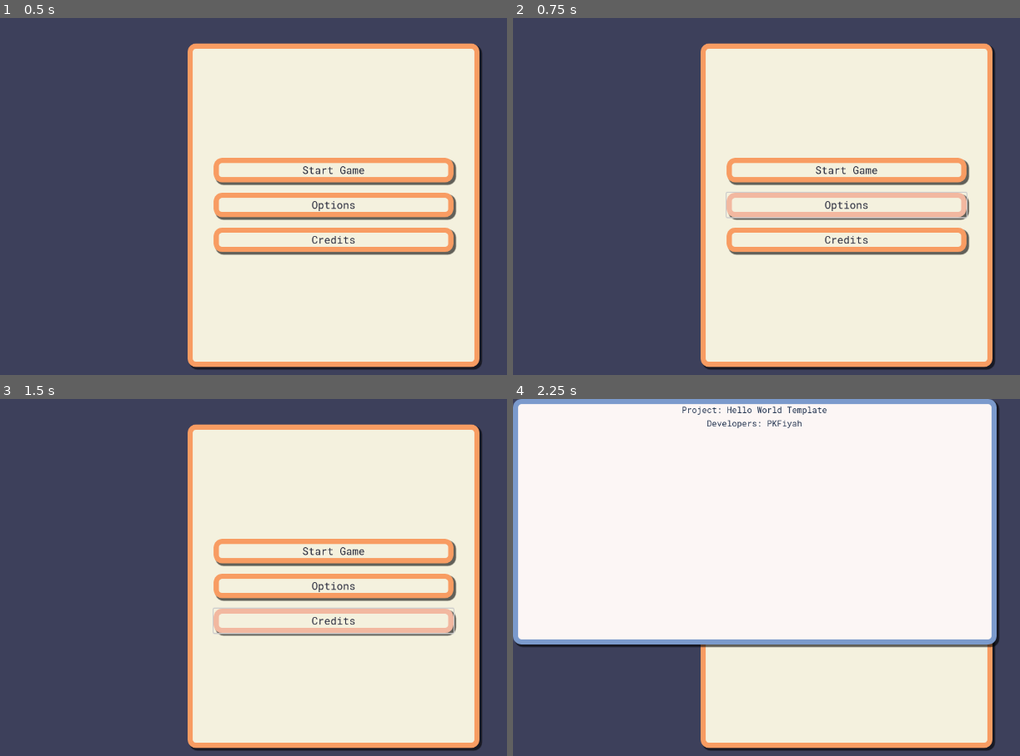
Above: before the commit, frames 1-4 (two rows, left to right).
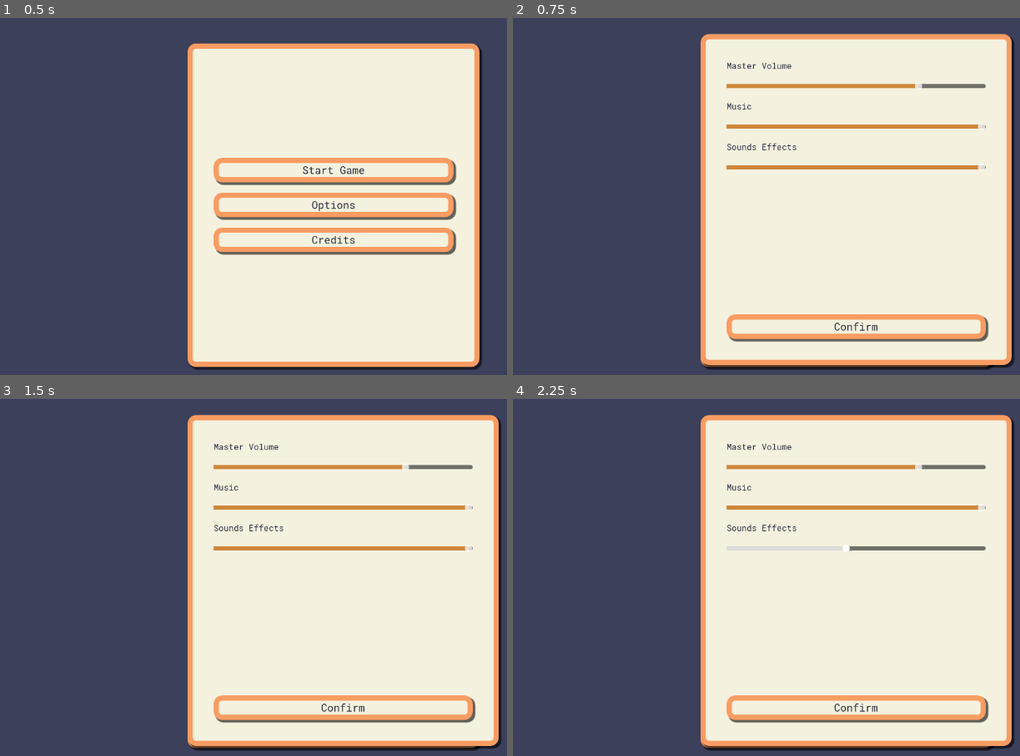
Above: after the commit, the same moments.

Repository: PlanetAriumGameStudio/movie-bluff-gameapp
Game: Godot game, scene res://scenes/main_menu.tscn
Same seed, same stepped clock (60 frames per second), same inputs: the game is played once before the commit and once after it.
Inputs:
- Up to frame 1 (0.5 s): no input
- Up to frame 2 (0.75 s): click "Options" at 0.5 s
- Up to frame 3 (1.5 s): click "Credits" at 1.25 s
- Up to frame 4 (2.25 s): click "Start Game" at 2 s

Frame 1 is identical in both runs. In frame 2, 18% of the frame differs, in the area x 37-99%, y 4-98%; in frame 3, 18%; in frame 4, 41%, in the area x 0-99%, y 0-98%.
Error before the commit: Attempt to call function 'instantiate' in base 'null instance' on a null instance. (res://scripts/main_panel.gd:12)

Commit message:
Hook up Options panel with sound buses.

Diff:
--- /dev/null
+++ b/scenes/options_panel.tscn
@@ -0,0 +1,60 @@
+[gd_scene load_steps=3 format=3 uid="uid://dsq86ej50ss3r"]
+
+[ext_resource type="Theme" uid="uid://bxakjwkc4gbrj" path="res://themes/main_menu_theme.tres" id="1_rsd77"]
+[ext_resource type="Script" path="res://scripts/options_panel.gd" id="2_euqmw"]
+
+[node name="OptionsPanel" type="PanelContainer"]
+anchors_preset = 15
+anchor_right = 1.0
+anchor_bottom = 1.0
+offset_left = 360.0
+offset_top = 31.0
+offset_right = -323.0
+offset_bottom = -53.0
+grow_horizontal = 2
+grow_vertical = 2
+theme = ExtResource("1_rsd77")
+script = ExtResource("2_euqmw")
+
+[node name="MarginContainer" type="MarginContainer" parent="."]
+layout_mode = 2
+theme_override_constants/margin_left = 40
+theme_override_constants/margin_top = 40
+theme_override_constants/margin_right = 40
+theme_override_constants/margin_bottom = 40
+
+[node name="ConfirmButton" type="Button" parent="MarginContainer"]
+layout_mode = 2
+size_flags_vertical = 8
+text = "Confirm"
+
+[node name="VBoxContainer" type="VBoxContainer" parent="MarginContainer"]
+layout_mode = 2
+size_flags_vertical = 0
+theme_override_constants/separation = 20
+
+[node name="MasterVolumeLabel" type="Label" parent="MarginContainer/VBoxContainer"]
+layout_mode = 2
+text = "Master Volume"
+
+[node name="MasterVolumeSlider" type="HSlider" parent="MarginContainer/VBoxContainer"]
+layout_mode = 2
+
+[node name="MusicVolumeLabel" type="Label" parent="MarginContainer/VBoxContainer"]
+layout_mode = 2
+text = "Music"
+
+[node name="MusicVolumeSlider" type="HSlider" parent="MarginContainer/VBoxContainer"]
+layout_mode = 2
+
+[node name="SfxVolumeLabel" type="Label" parent="MarginContainer/VBoxContainer"]
+layout_mode = 2
+text = "Sounds Effects"
+
+[node name="SfxVolumeSlider" type="HSlider" parent="MarginContainer/VBoxContainer"]
+layout_mode = 2
+
+[connection signal="pressed" from="MarginContainer/ConfirmButton" to="." method="_on_confirm_button_pressed"]
+[connection signal="value_changed" from="MarginContainer/VBoxContainer/MasterVolumeSlider" to="." method="_on_master_volume_slider_value_changed"]
+[connection signal="value_changed" from="MarginContainer/VBoxContainer/MusicVolumeSlider" to="." method="_on_music_volume_slider_value_changed"]
+[connection signal="value_changed" from="MarginContainer/VBoxContainer/SfxVolumeSlider" to="." method="_on_sfx_volume_slider_value_changed"]
--- a/scenes/pause_menu.tscn
+++ b/scenes/pause_menu.tscn
@@ -39,9 +39,15 @@
 layout_mode = 2
 text = "Main Menu"
 
+[node name="OptionsButton" type="Button" parent="MarginContainer/VBoxContainer"]
+layout_mode = 2
+text = "Options
+"
+
 [node name="ContinueButton" type="Button" parent="MarginContainer/VBoxContainer"]
 layout_mode = 2
 text = "Continue"
 
 [connection signal="pressed" from="MarginContainer/VBoxContainer/MainMenuButton" to="." method="_navigate_to_main_menu"]
+[connection signal="pressed" from="MarginContainer/VBoxContainer/OptionsButton" to="." method="_on_options_button_pressed"]
 [connection signal="pressed" from="MarginContainer/VBoxContainer/ContinueButton" to="." method="_toggle_visibility"]
--- a/scripts/asteroids_game.gd
+++ b/scripts/asteroids_game.gd
@@ -54,6 +54,7 @@
 		asteroids_music_player = AudioStreamPlayer.new()
 		asteroids_music_player.stream = ASTEROIDS_MUSIC
 		asteroids_music_player.autoplay = true
+		asteroids_music_player.bus = "Music"
 		add_child(asteroids_music_player)
 	else:
 		asteroids_music_player.seek(0)
--- a/scripts/audio_manager.gd
+++ b/scripts/audio_manager.gd
@@ -2,18 +2,26 @@
 
 # AudioServer takes bus volume values as float representing Db. It is recommended to keep Audible Db values between -60Db and 0Db.
 # To make bus inaudible, values of -80Db to -60Db should be sufficient
+# Volume will typically be passed in here from a HSlider that has a range from [0,100]
+const MIN_DB : float = -80.0
+const MAX_DB : float = 0.0
+const MIN_SLIDER : float = 0.0
+const MAX_SLIDER : float = 100.0
+
+var master_bus :
+	get: AudioServer.get_bus_index("Master")
 var master_volume_level : float:
-	get : return master_volume_level
-	set(volume) :
-		master_volume_level = volume
-		AudioServer.set_bus_volume_db(AudioServer.get_bus_index("Master"), volume)
+	get : return _linear_translate_db_to_slider(AudioServer.get_bus_volume_db(AudioServer.get_bus_index("Master")))
+	set(volume) : AudioServer.set_bus_volume_db(AudioServer.get_bus_index("Master"), _linear_translate_slider_to_db(volume))
 var sfx_volume_level : float:
-	get : return sfx_volume_level
-	set(volume) :
-		sfx_volume_level = volume
-		AudioServer.set_bus_volume_db(AudioServer.get_bus_index("SoundEffects"), volume)
+	get : return _linear_translate_db_to_slider(AudioServer.get_bus_volume_db(AudioServer.get_bus_index("SoundEffects")))
+	set(volume) : AudioServer.set_bus_volume_db(AudioServer.get_bus_index("SoundEffects"), _linear_translate_slider_to_db(volume))
 var music_volume_level : float:
-	get : return music_volume_level
-	set(volume) :
-		music_volume_level = volume
-		AudioServer.set_bus_volume_db(AudioServer.get_bus_index("Music"), volume)
+	get : return _linear_translate_db_to_slider(AudioServer.get_bus_volume_db(AudioServer.get_bus_index("Music")))
+	set(volume) : AudioServer.set_bus_volume_db(AudioServer.get_bus_index("Music"), _linear_translate_slider_to_db(volume))
+
+func _linear_translate_slider_to_db(volume : float) -> float :
+	return clampf(((volume - MIN_SLIDER) * (MAX_DB - MIN_DB)) / (MAX_SLIDER - MIN_SLIDER) + MIN_DB, MIN_DB, MAX_DB)
+
+func _linear_translate_db_to_slider(volume : float) -> float :
+	return clampf(((volume - MIN_DB) * (MAX_SLIDER - MIN_SLIDER)) / (MAX_DB - MIN_DB) + MIN_SLIDER, MIN_SLIDER, MAX_SLIDER)
--- a/scripts/main_panel.gd
+++ b/scripts/main_panel.gd
@@ -2,25 +2,20 @@
 
 const DODGEBALL_WORLD_SCENE = "res://scenes/asteroids_game.tscn"
 const CREDITS_SCENE = "res://scenes/credits_panel.tscn"
-const OPTIONS_SCENE = "res://scenes/options.tscn"
+const OPTIONS_SCENE = "res://scenes/options_panel.tscn"
 
 func _on_start_game_button_down() -> void:
 	TransitionManager.change_scene(DODGEBALL_WORLD_SCENE, TransitionManager.TransitionType.ZoomOut)
 
 func _on_options_button_down() -> void:
-	print("Options Pressed")
 	var options_panel = load(OPTIONS_SCENE).instantiate()
 	get_tree().root.add_child(options_panel)
-	#TransitionManager.change_scene(CREDITS_PANEL, TransitionManager.TransitionType.ZoomOut)
-
 
 func _on_credits_button_down() -> void:
-	print("Credits Pressed")
 	var credits_panel = load(CREDITS_SCENE).instantiate()
 	self.get_parent().add_child(credits_panel)
 	credits_panel.position = Vector2(0,self.global_position.y+1720)
 
 	var transition_tween = create_tween().set_parallel()
 	transition_tween.set_trans(Tween.TRANS_EXPO)
-	#transition_tween.tween_property(self, "global_position", Vector2(get_viewport().get_visible_rect().size.x/2,1200), 1)
 	transition_tween.tween_property(credits_panel, "global_position", Vector2(0,0), 1)
--- /dev/null
+++ b/scripts/options_panel.gd
@@ -0,0 +1,22 @@
+extends PanelContainer
+
+@onready var master_volume_slider : HSlider = $MarginContainer/VBoxContainer/MasterVolumeSlider
+@onready var music_volume_slider : HSlider = $MarginContainer/VBoxContainer/MusicVolumeSlider
+@onready var sfx_volume_slider : HSlider = $MarginContainer/VBoxContainer/SfxVolumeSlider
+
+func _ready() -> void:
+	master_volume_slider.value = AudioManager.master_volume_level
+	sfx_volume_slider.value = AudioManager.sfx_volume_level
+	music_volume_slider.value = AudioManager.music_volume_level
+
+func _on_master_volume_slider_value_changed(value: float) -> void:
+	AudioManager.master_volume_level = value
+
+func _on_sfx_volume_slider_value_changed(value: float) -> void:
+	AudioManager.sfx_volume_level = value
+
+func _on_music_volume_slider_value_changed(value: float) -> void:
+	AudioManager.music_volume_level = value
+
+func _on_confirm_button_pressed() -> void:
+	queue_free()
--- a/scripts/pause_menu.gd
+++ b/scripts/pause_menu.gd
@@ -12,3 +12,7 @@
 func _navigate_to_main_menu():
 	_toggle_visibility()
 	TransitionManager.change_scene("res://scenes/main_menu.tscn", 1)
+
+func _on_options_button_pressed() -> void:
+	var options_panel = load("res://scenes/options_panel.tscn").instantiate()
+	add_child(options_panel)
--- a/scripts/player.gd
+++ b/scripts/player.gd
@@ -41,11 +41,13 @@
 	_thruster_asp = AudioStreamPlayer2D.new()
 	_thruster_asp.name = 'Thruster_ASP'
 	_thruster_asp.stream = _thruster_stream
+	_thruster_asp.bus = "SoundEffects"
 	add_child(_thruster_asp)
 
 	_laser_asp = AudioStreamPlayer2D.new()
 	_laser_asp.name = 'Laser_ASP'
 	_laser_asp.stream = _laser_stream
+	_laser_asp.bus = "SoundEffects"
 	add_child(_laser_asp)
 
 func _process(delta: float) -> void:
--- a/themes/main_menu_theme.tres
+++ b/themes/main_menu_theme.tres
@@ -18,6 +18,10 @@
 shadow_size = 2
 shadow_offset = Vector2(4, 4)
 
+[sub_resource type="StyleBoxFlat" id="StyleBoxFlat_jfhrp"]
+bg_color = Color(0.810281, 0.528396, 0.231966, 1)
+border_color = Color(0.99, 0.483615, 0.0693, 1)
+
 [resource]
 default_font = ExtResource("2_8kf00")
 Button/colors/font_color = Color(0.1608, 0.16872, 0.24, 1)
@@ -29,5 +33,6 @@
 Button/fonts/font = ExtResource("2_8kf00")
 Button/styles/hover = SubResource("StyleBoxFlat_jc703")
 Button/styles/normal = ExtResource("1_21j3p")
+HSlider/styles/grabber_area = SubResource("StyleBoxFlat_jfhrp")
 Label/colors/font_color = Color(0.180801, 0.190312, 0.276622, 1)
 PanelContainer/styles/panel = ExtResource("1_21j3p")
Not shown: 1 places in themes/main_menu_theme.tres that only renumber resources
Not shown, changed: export/index.html
Not shown, changed: export/index.pck
